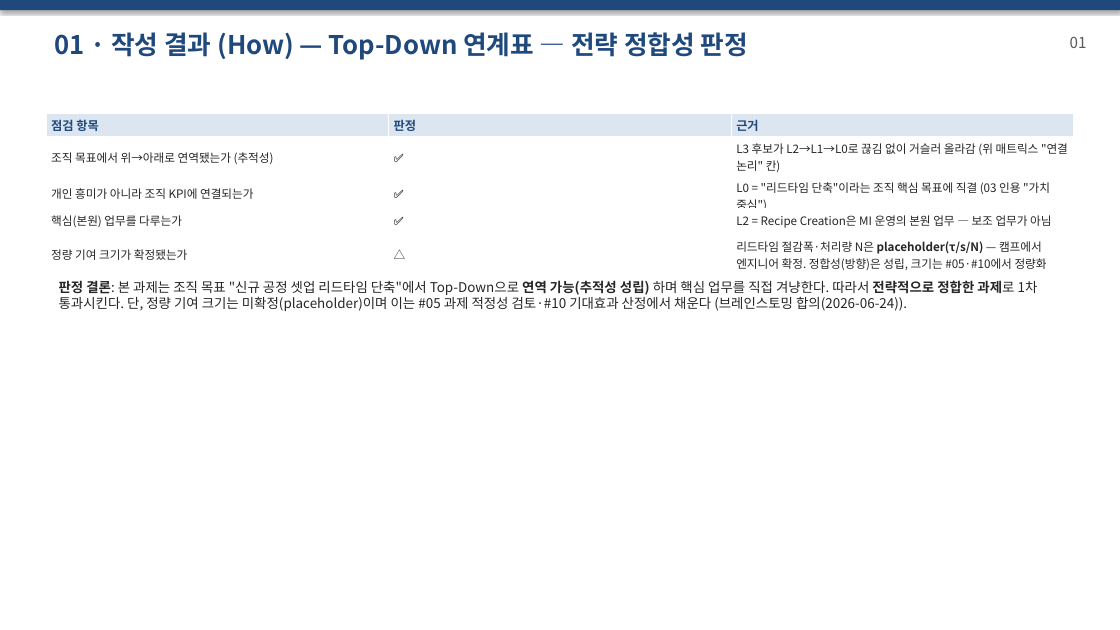
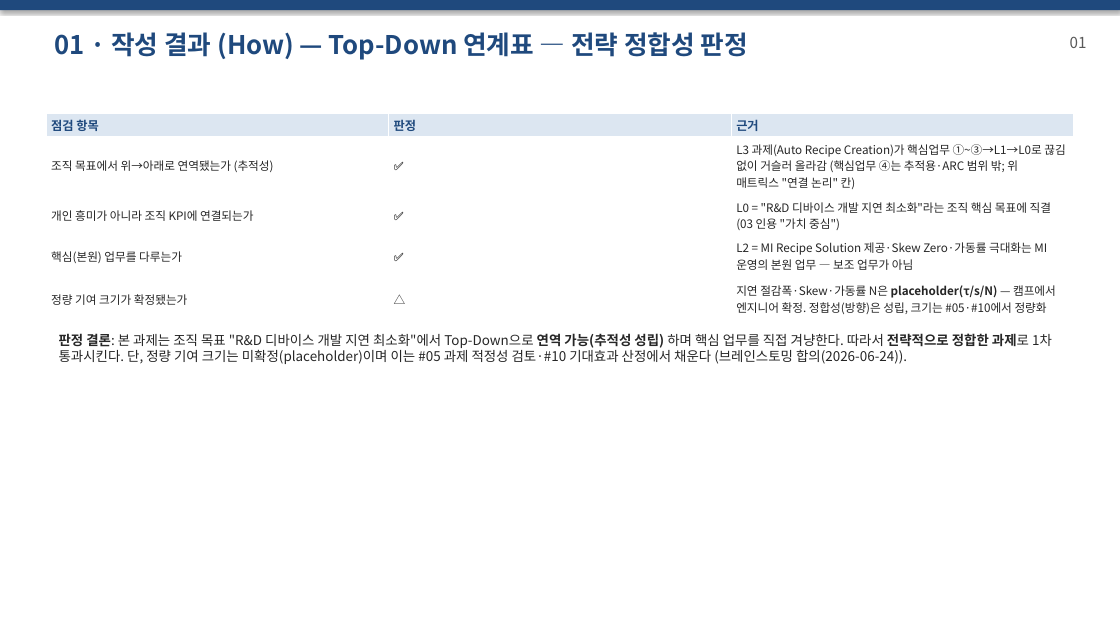
Before and after one commit to DarrenKoi/pm_notes, a slide deck: slide 6 of my-task/AIX_POC/프로젝트_smart_align_agent/07-적용_CDSEM_실행기획_세트.pptx. Drawn at 1120x630 pixels with LibreOffice and Linux fonts; fonts in the diff are those of the drawing. Boxes give left, top, right and bottom in pixels: in the first picture for what was removed or moved away, otherwise in the second. Text is boxed around its words. In the diff, an @@ line names an element or a change of style, - is before the commit and + after.

```diff
--- a/my-task/AIX_POC/프로젝트_smart_align_agent/07-적용_CDSEM_실행기획_세트.pptx
+++ b/my-task/AIX_POC/프로젝트_smart_align_agent/07-적용_CDSEM_실행기획_세트.pptx
@@ table at [46,113,1075,318] @@
@@ row 2, column 3: "L3 후보가 L2→L1→L0로 끊김 없이 거슬러 올라감 (위 매트릭스 "연결 논리" 칸)" to "L3 과제(Auto Recipe Creation)가 핵심업무 ①~③→L1→L0로 끊김 없이 거슬러 올라감 (핵심업무 ④는 추적용·ARC 범위 밖; 위 매트릭스 "연결 논리" 칸)" @@
@@ row 3, column 3: "L0 = "리드타임 단축"이라는 조직 핵심 목표에 직결 (03 인용 "가치 중심")" to "L0 = "R&D 디바이스 개발 지연 최소화"라는 조직 핵심 목표에 직결 (03 인용 "가치 중심")" @@
-row 4, column 3: L2 = Recipe Creation은 MI 운영의 본원 업무 — 보조 업무가 아님
+row 4, column 3: L2 = MI Recipe Solution 제공·Skew Zero·가동률 극대화는 MI 운영의 본원 업무 — 보조 업무가 아님
-row 5, column 3: 리드타임 절감폭·처리량 N은 placeholder(τ/s/N) — 캠프에서 엔지니어 확정. 정합성(방향)은 성립, 크기는 #05·#10에서 정량화
+row 5, column 3: 지연 절감폭·Skew·가동률 N은 placeholder(τ/s/N) — 캠프에서 엔지니어 확정. 정합성(방향)은 성립, 크기는 #05·#10에서 정량화
@@ text at [59,333,1052,364]: text changed @@
-판정 결론: 본 과제는 조직 목표 "신규 공정 셋업 리드타임 단축"에서 Top-Down으로 연역 가능(추적성 성립) 하며 핵심 업무를 직접 겨냥한다. 따라서 전략적으로 정합한 과제로 1차 통과시킨다. 단, 정량 기여 크기는 미확정(placeholder)이며 이는 #05 과제 적정성 검토·#10 기대효과 산정에서 채운다 (브레인스토밍 합의(2026-06-24)).
+판정 결론: 본 과제는 조직 목표 "R&D 디바이스 개발 지연 최소화"에서 Top-Down으로 연역 가능(추적성 성립) 하며 핵심 업무를 직접 겨냥한다. 따라서 전략적으로 정합한 과제로 1차 통과시킨다. 단, 정량 기여 크기는 미확정(placeholder)이며 이는 #05 과제 적정성 검토·#10 기대효과 산정에서 채운다 (브레인스토밍 합의(2026-06-24)).
```
Also in this commit, not shown: 35 other slides changed, 4 slides added, 1 slide removed, 14 other files.
